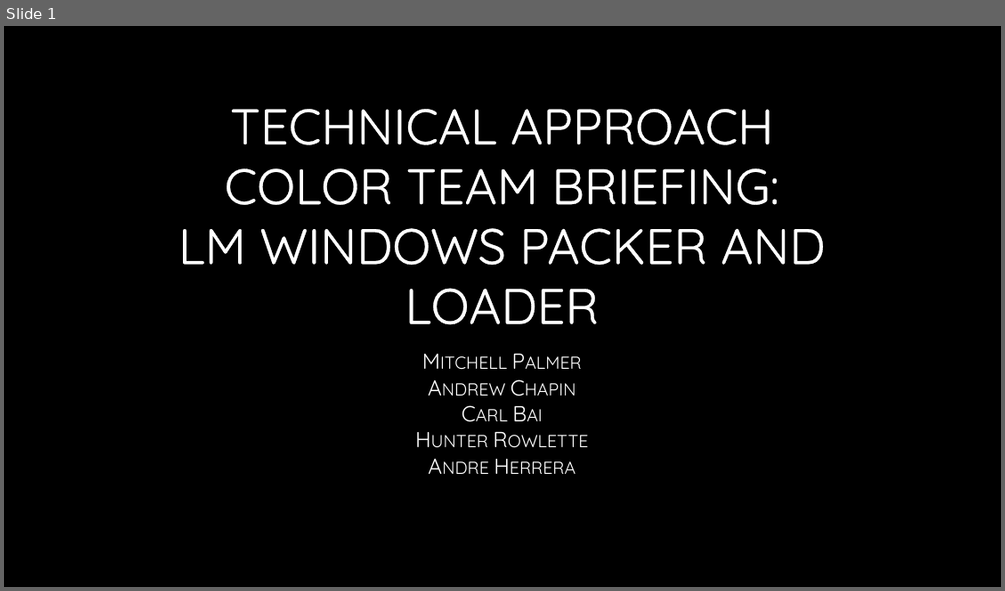
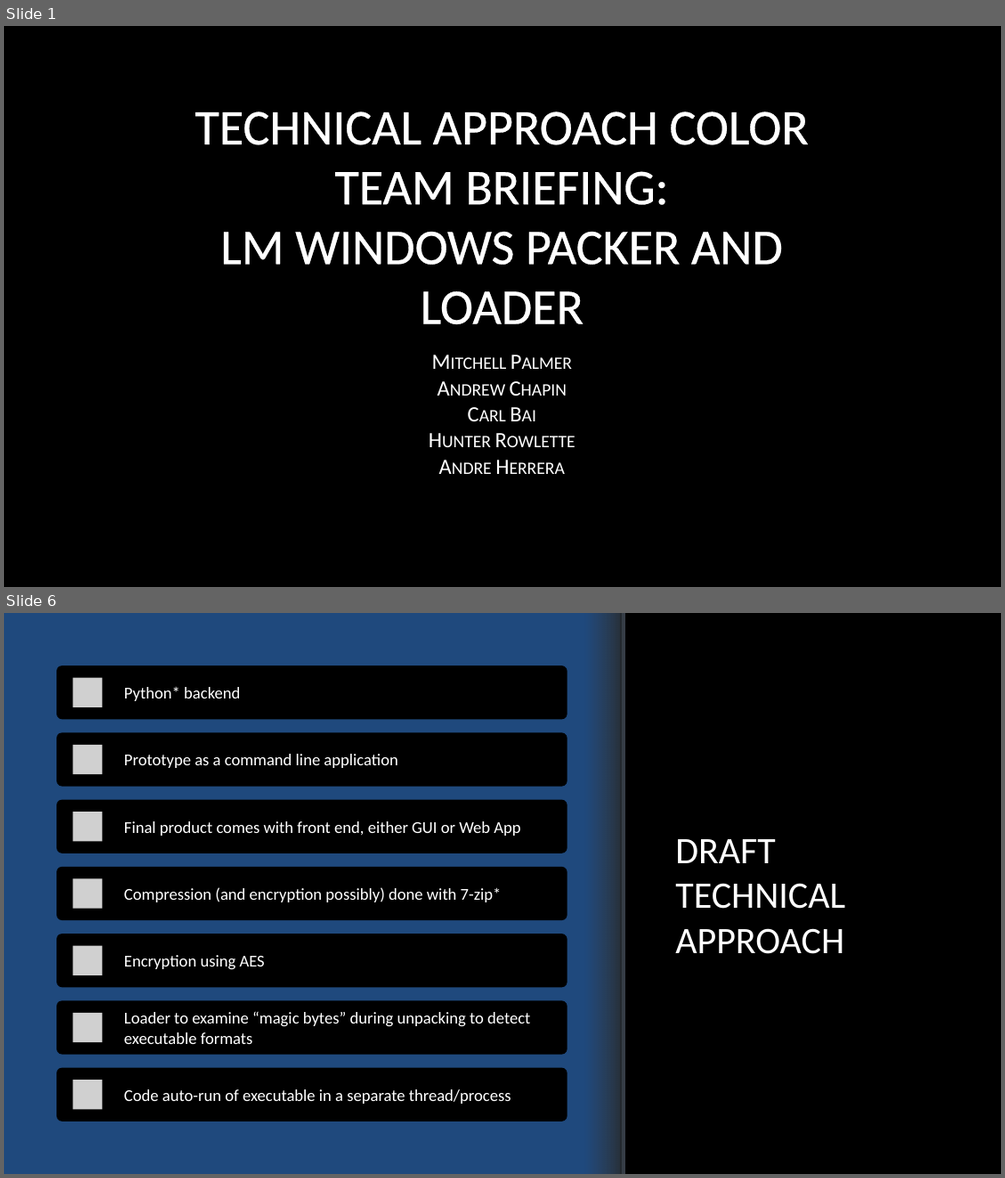
Before and after one commit to jcogs89/LMC-Packer-Loader, a slide deck: Assignments/E01-Technical_Approach_Color_Team.pptx. Shown one above the other, each under a label of ours: slide 1 before the commit, slides 1 and 6 after it; the slides between them are not shown. The pictures are 1005x591 and 1005x1178 pixels, drawn with LibreOffice and Linux fonts; fonts in the diff are those of the drawing; grey boxes stand for pictures; background and template pictures are left out. Boxes give left, top, right and bottom in pixels: in the first picture for what was removed or moved away, otherwise in the second. Text is boxed around its words. In the diff, an @@ line names an element or a change of style, - is before the commit and + after.

```diff
--- a/Assignments/E01-Technical_Approach_Color_Team.pptx
+++ b/Assignments/E01-Technical_Approach_Color_Team.pptx
@@ slide 6 added at [4, 613, 1001, 1174], background picture (left out) @@
@@ rectangle added at [4, 613, 620, 1174], fill #1F497D @@
@@ rectangle added at [584, 613, 623, 1174], fill gradient #363D46 to #282E35 @@
@@ line added from (624, 613) to (624, 1174), #282E35 3 pt @@
@@ title added at [675, 839, 845, 954], 36 pt, text gradient #FFFFFF to #A6A6A6 @@
+DRAFT TECHNICAL APPROACH
@@ group added at [57, 666, 567, 1121]: 7 rounded rectangles, 7 pictures, 7 texts @@
+Python* backend
+Prototype as a command line application
+Final product comes with front end, either GUI or Web App
+Compression (and encryption possibly) done with 7-zip*
+Encryption using AES
+Loader to examine “magic bytes” during unpacking to detect executable formats
+Code auto-run of executable in a separate thread/process
@@ slide 1 changed as well @@
@@ title "TECHNICAL APPROACH COLOR TEAM BRIEFING: ..." at [195, 111, 809, 324]: font Quicksand to Calibri @@
@@ subtitle "Mitchell Palmer Andrew Chapin Carl ..." at [146, 344, 857, 499]: font Quicksand to Calibri @@
```
Also in this commit, not shown: 2 other slides changed, 5 other slides added, 10 slides removed.
